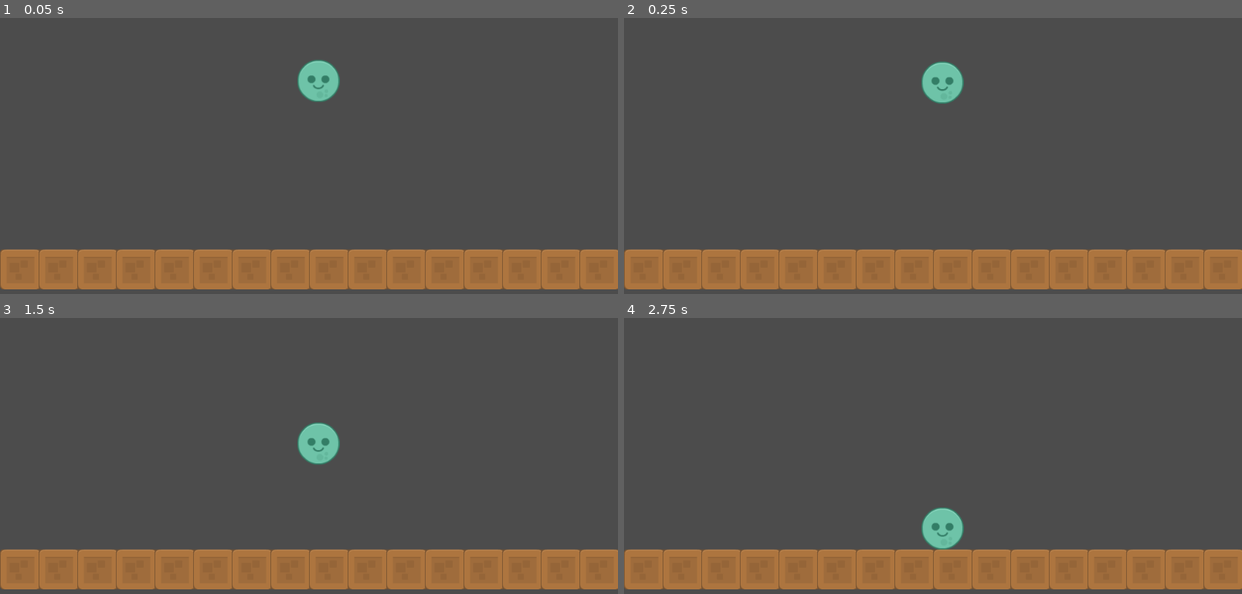
Above: before the commit, frames 1-4 (two rows, left to right).
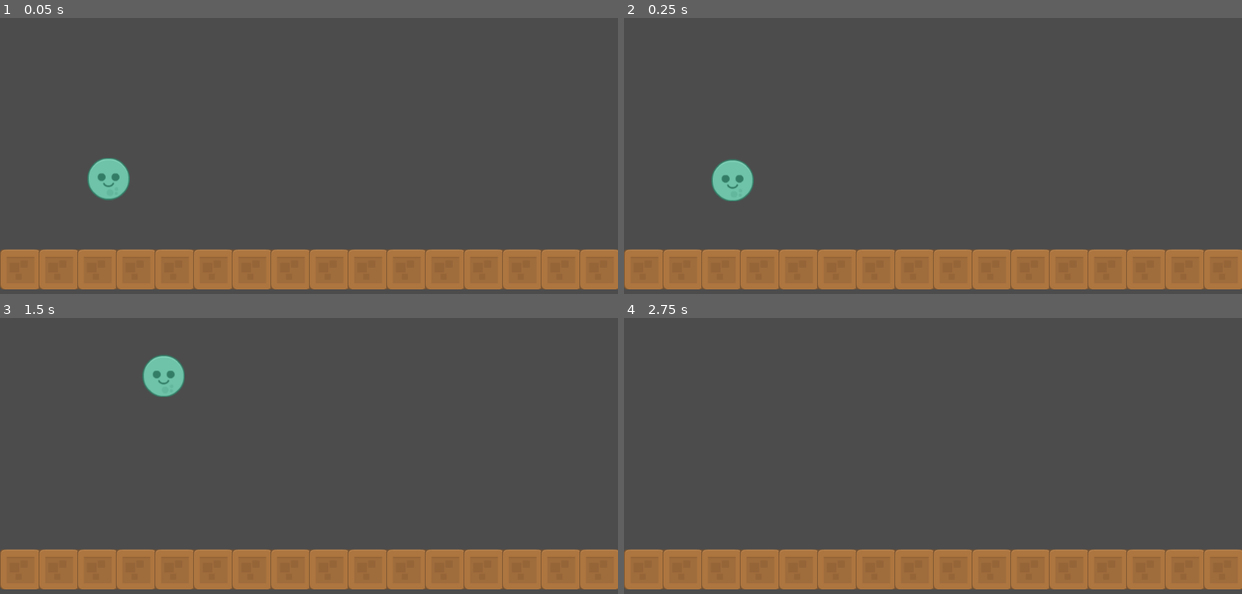
Above: after the commit, the same moments.

Repository: cpvanlue/P1-cpvanlue
Game: Godot game, scene res://src/Level.tscn
Same seed, same stepped clock (60 frames per second), same inputs: the game is played once before the commit and once after it. Before the commit the project has no main scene; this scene is started directly in both runs.
Inputs:
- Up to frame 1 (0.05 s): no input
- Up to frame 2 (0.25 s): no input
- Up to frame 3 (1.5 s): tap Space (launch, bound only after the commit) at 0.6, 1.35 s
- Up to frame 4 (2.75 s): tap Space (launch, bound only after the commit) at 2.1 s

The runs differ from the first frame. In frame 1, 1.7% of the frame differs, in the area x 14-55%, y 15-67%; in frame 2, 1.7%; in frame 3, 1.7%; in frame 4, 0.8%.

Commit message:
Add impulse functionality to main body.

Diff:
--- a/project/project.godot
+++ b/project/project.godot
@@ -11,7 +11,16 @@
 [application]
 
 config/name="Project1"
+run/main_scene="res://src/Level.tscn"
 config/icon="res://icon.png"
+
+[input]
+
+launch={
+"deadzone": 0.5,
+"events": [ Object(InputEventKey,"resource_local_to_scene":false,"resource_name":"","device":0,"alt":false,"shift":false,"control":false,"meta":false,"command":false,"pressed":false,"scancode":32,"unicode":0,"echo":false,"script":null)
+ ]
+}
 
 [physics]
 
--- a/project/src/Ball.gd
+++ b/project/src/Ball.gd
@@ -1 +1,7 @@
 extends RigidBody2D
+
+var impulse = Vector2(100, -300)
+
+func _process(delta):
+	if Input.is_action_just_pressed("launch"):
+		apply_impulse(Vector2.ZERO, impulse)
--- a/project/src/Ball.tscn
+++ b/project/src/Ball.tscn
@@ -7,7 +7,6 @@
 radius = 36.0
 
 [node name="Ball" type="RigidBody2D"]
-position = Vector2( 604.804, 59.2945 )
 script = ExtResource( 1 )
 
 [node name="CollisionShape2D" type="CollisionShape2D" parent="."]
--- a/project/src/Level.tscn
+++ b/project/src/Level.tscn
@@ -32,7 +32,7 @@
 [node name="Level" type="Node2D"]
 
 [node name="Ball" parent="." instance=ExtResource( 1 )]
-position = Vector2( 527.66, 104.173 )
+position = Vector2( 179.908, 266.457 )
 
 [node name="TileMap" type="TileMap" parent="."]
 tile_set = SubResource( 1 )
Not shown, changed: .DS_Store
